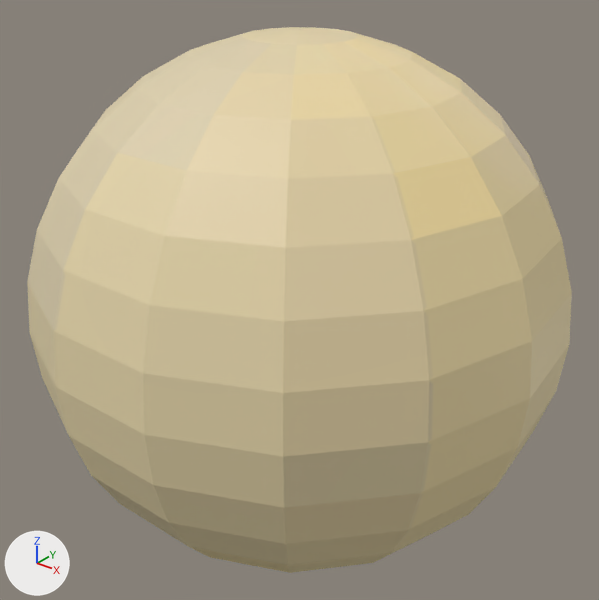
A saved change to the glTF model assets/moon.glb.
Both versions are drawn from a 50 mm camera at (1.801, -2.254, 1.396) aimed at (-0.005, 0.004, -0.004). The lights are fixed; the arrows at lower left show +X, +Y and +Z.
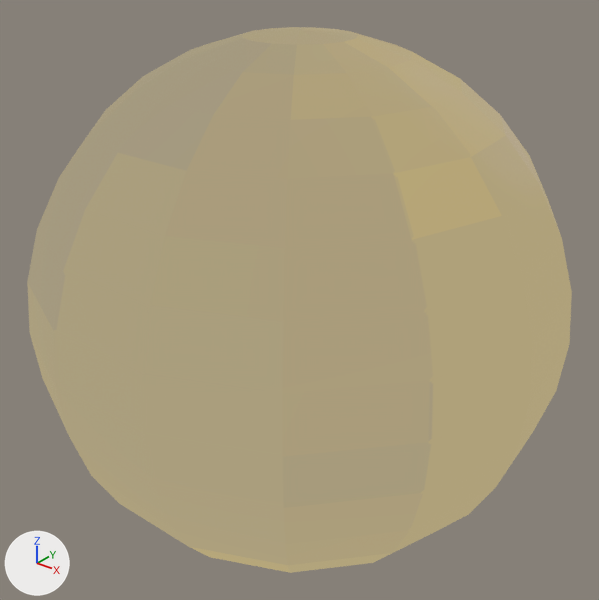
Commit message: Added glow to moon

Pixel boxes [x1, y1, x2, y2] of what changed, in the pictures (599 x 600 px):
'Sphere', recoloured
    both: [27, 27, 569, 573]

Edits to the bpy script that builds the scene:
```text
Change mat_material_001:
    where n0 = _N.new('ShaderNodeBsdfPrincipled'); n0.name = 'Principled BSDF'
    add n0.inputs[0].default_value = (0.0, 0.0, 0.0, 1.0)  # 'Base Color', black #000000
    add n0.inputs[1].default_value = 1.0  # 'Metallic'
    add n0.inputs[2].default_value = 1.0  # 'Roughness'
    add n0.inputs[28].default_value = 0.5  # 'Emission Strength'
    where n2 = _N.new('ShaderNodeTexImage'); n2.name = 'Image Texture'
    remove _L.new(n2.outputs[0], n0.inputs[0])  # 'Color' to 'Base Color'
    add _L.new(n2.outputs[0], n0.inputs[27])  # 'Color' to 'Emission Color'
```
